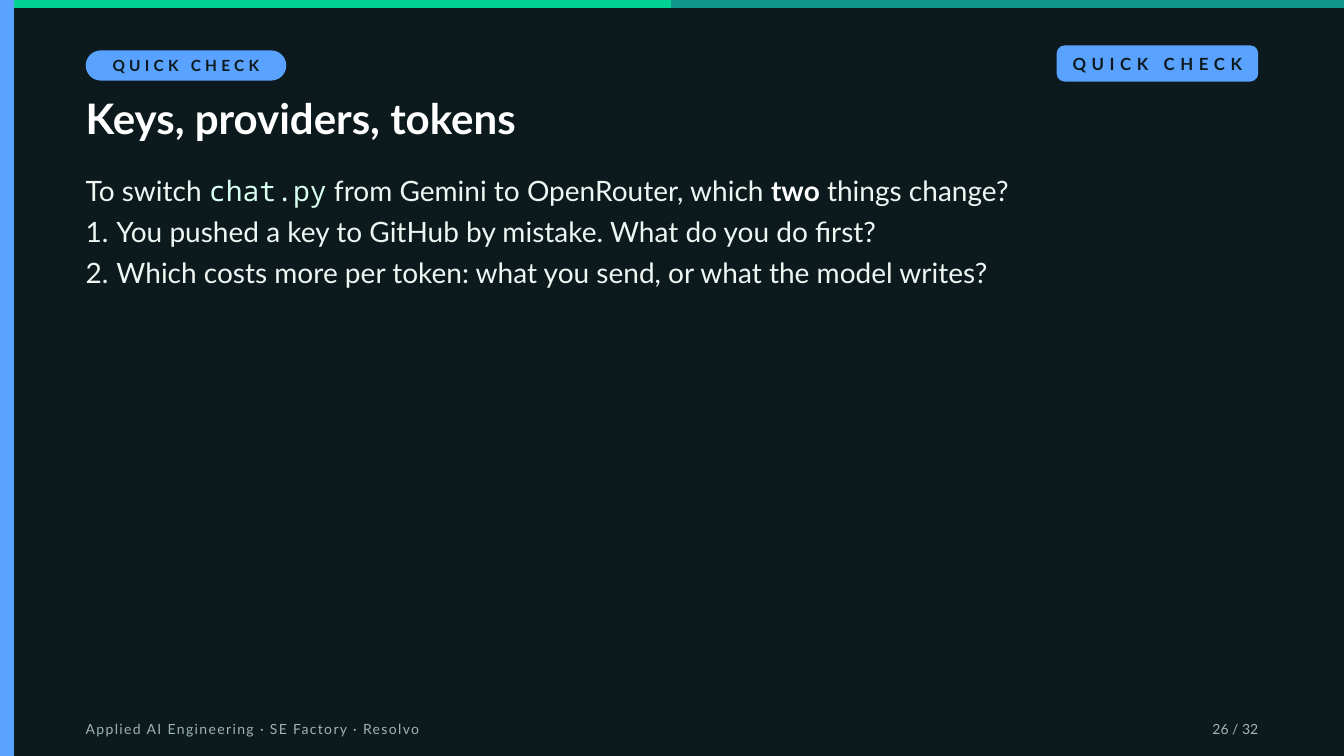
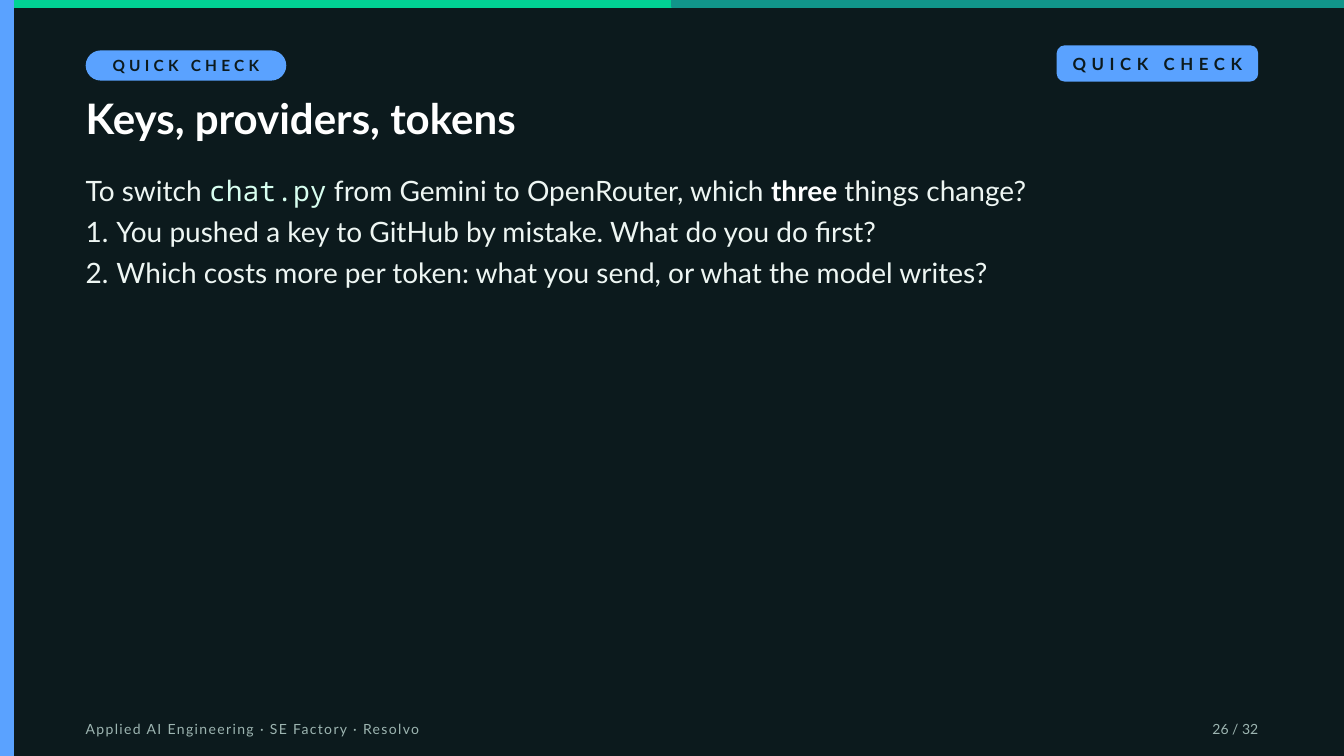
Before and after one commit to hasankanaan26/prep-kit, a slide deck: slide 26 of slides/session-00.pptx. Drawn at 1344x756 pixels with LibreOffice and Linux fonts; fonts in the diff are those of the drawing. Boxes give left, top, right and bottom in pixels: in the first picture for what was removed or moved away, otherwise in the second. Text is boxed around its words. In the diff, an @@ line names an element or a change of style, - is before the commit and + after.

```diff
--- a/slides/session-00.pptx
+++ b/slides/session-00.pptx
@@ text at <box>86,179,1026,208</box>: text changed @@
-1. To switch chat.py from Gemini to OpenRouter, which two things change?
+1. To switch chat.py from Gemini to OpenRouter, which three things change?
```
Also in this commit, not shown: 6 other slides changed.
